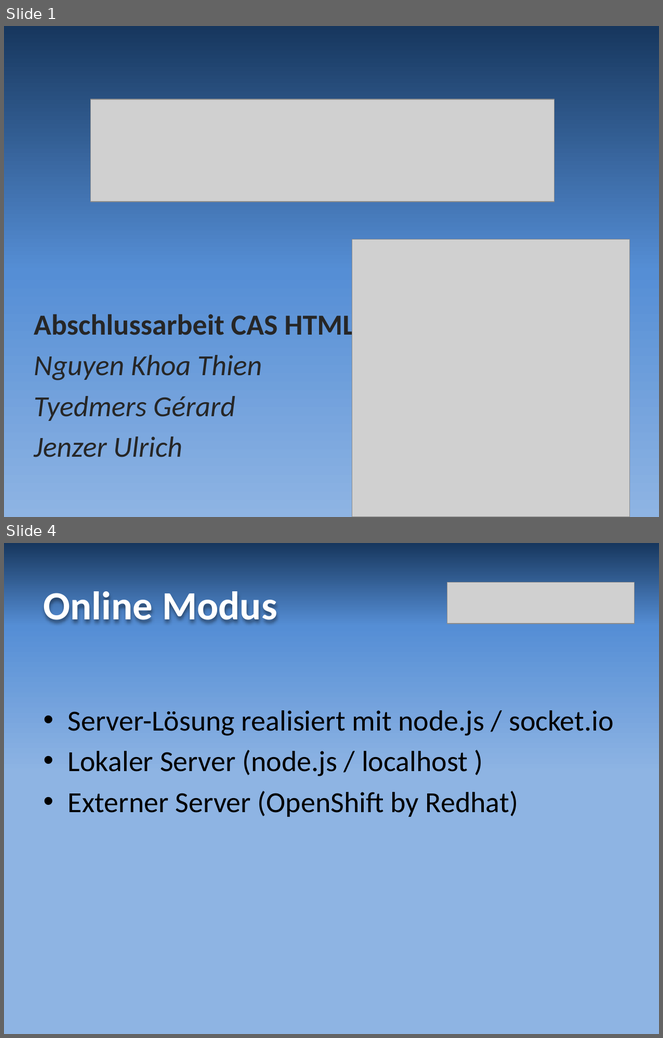
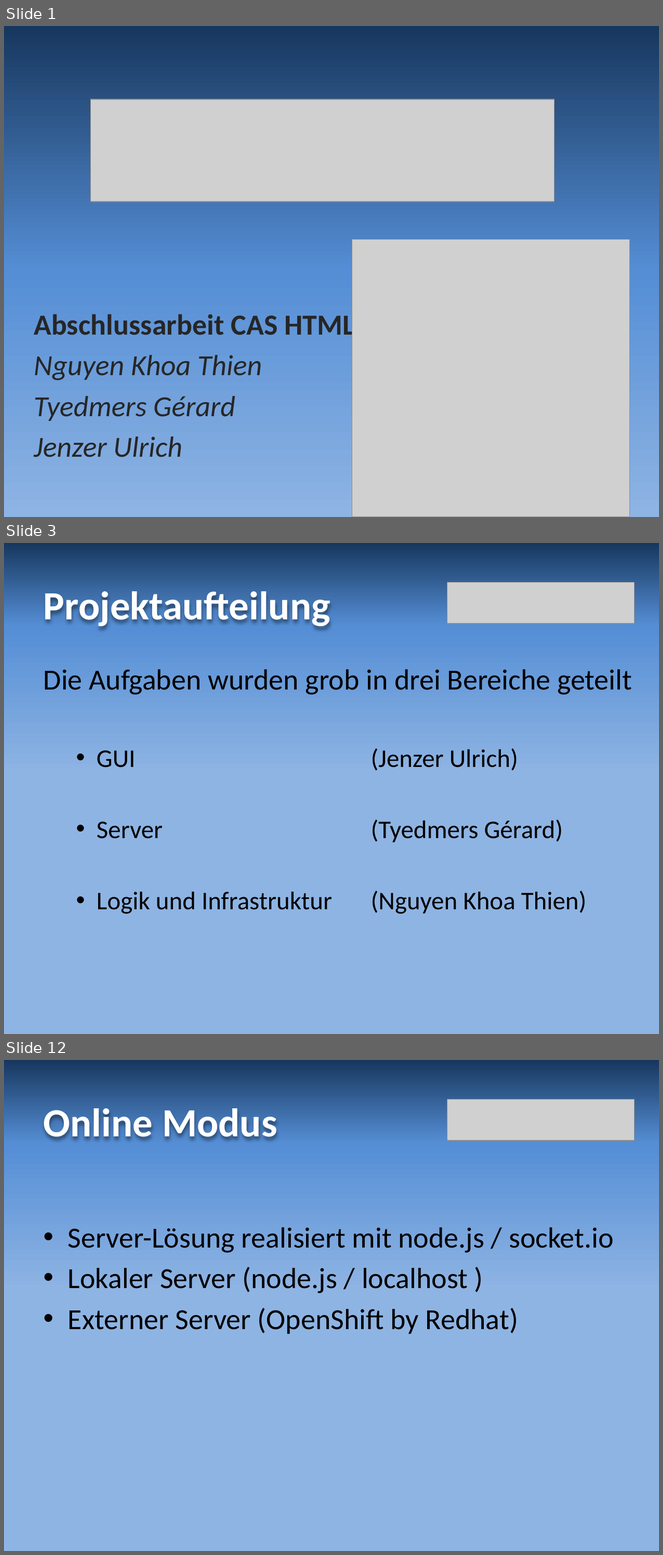
Before and after one commit to grrd01/Reversi---Legacy-BFH-Version, a slide deck: resources/reversi_praesentation.pptx. Shown one above the other, each under a label of ours: slides 1 and 4 before the commit, slides 1, 3 and 12 after it; the slides between them are not shown. The pictures are 663x1038 and 663x1555 pixels, drawn with LibreOffice and Linux fonts; fonts in the diff are those of the drawing; grey boxes stand for pictures. Boxes give left, top, right and bottom in pixels: in the first picture for what was removed or moved away, otherwise in the second. Text is boxed around its words. In the diff, an @@ line names an element or a change of style, - is before the commit and + after.

```diff
--- a/resources/reversi_praesentation.pptx
+++ b/resources/reversi_praesentation.pptx
@@ slide 3 added at box(4, 543, 659, 1034), background gradient #17375E to #558ED5 to #8EB4E3 @@
@@ picture added at box(448, 583, 635, 624) @@
@@ title added at box(44, 591, 331, 627), 44 pt, text #FFFFFF, bold @@
+Projektaufteilung
@@ text added at box(44, 669, 632, 914), 28 pt, text #000000 @@
+Die Aufgaben wurden grob in drei Bereiche geteilt
+  • GUI (Jenzer Ulrich)
+  • Server (Tyedmers Gérard)
+  • Logik und Infrastruktur (Nguyen Khoa Thien)
@@ what was slide 4 is now slide 12 @@
```
Also in this commit, not shown: 1 slide changed, 8 other slides added, 1 slide removed.
